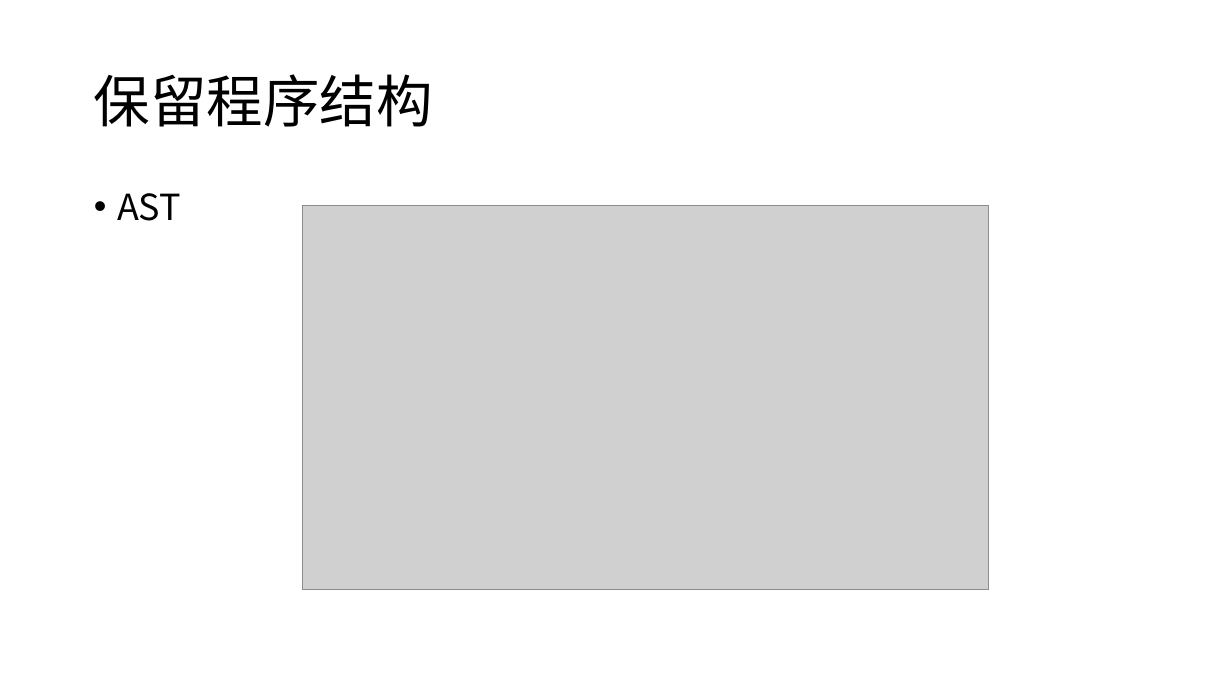
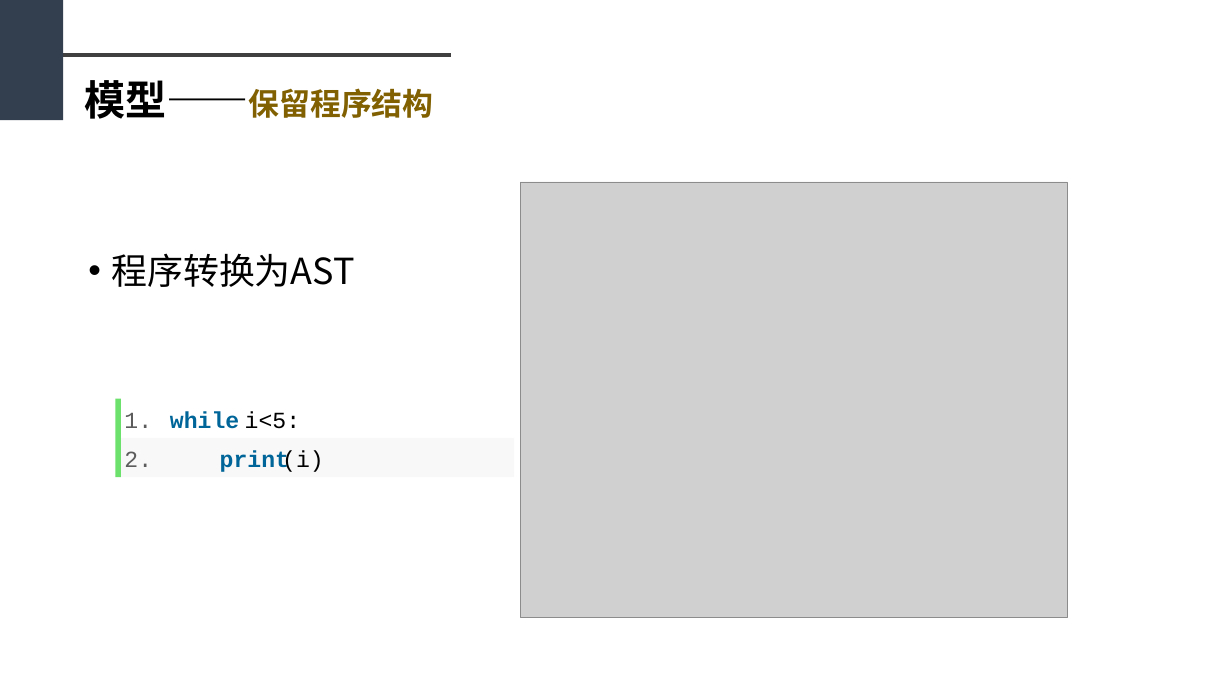
Before and after one commit to sfzhou5678/lstm, a slide deck: slide 18 of 毕业答辩.pptx (slide 13 before the commit). Drawn at 1232x693 pixels with LibreOffice and Linux fonts; fonts in the diff are those of the drawing; grey boxes stand for pictures. Boxes give left, top, right and bottom in pixels: in the first picture for what was removed or moved away, otherwise in the second. Text is boxed around its words. In the diff, an @@ line names an element or a change of style, - is before the commit and + after.

```diff
--- a/毕业答辩.pptx
+++ b/毕业答辩.pptx
@@ rectangle added at (x1=0, y1=0, x2=63, y2=120), fill #333F50 @@
@@ line added from (60, 55) to (451, 55), #404040 3 pt @@
@@ text "模型——保留程序结构" at (x1=84, y1=80, x2=434, y2=119): vertical alignment middle to top @@
@@ text at (x1=84, y1=80, x2=434, y2=119): text changed; size 44 to 24 pt; text colour #000000 to #806000; bold on @@
-保留程序结构
+模型——保留程序结构
@@ picture resized from (x1=302, y1=206, x2=989, y2=590) to (x1=520, y1=182, x2=1067, y2=617) @@
@@ text at (x1=111, y1=253, x2=354, y2=287): text changed @@
-• AST
+• 程序转换为AST
@@ group added at (x1=116, y1=398, x2=515, y2=477): 6 texts, 4 rectangles @@
+1.
+while
+i<5:
+2.
+print
+(i)
```
Also in this commit, not shown: 21 other slides changed, 12 slides added, 5 slides removed, 1 other file.
